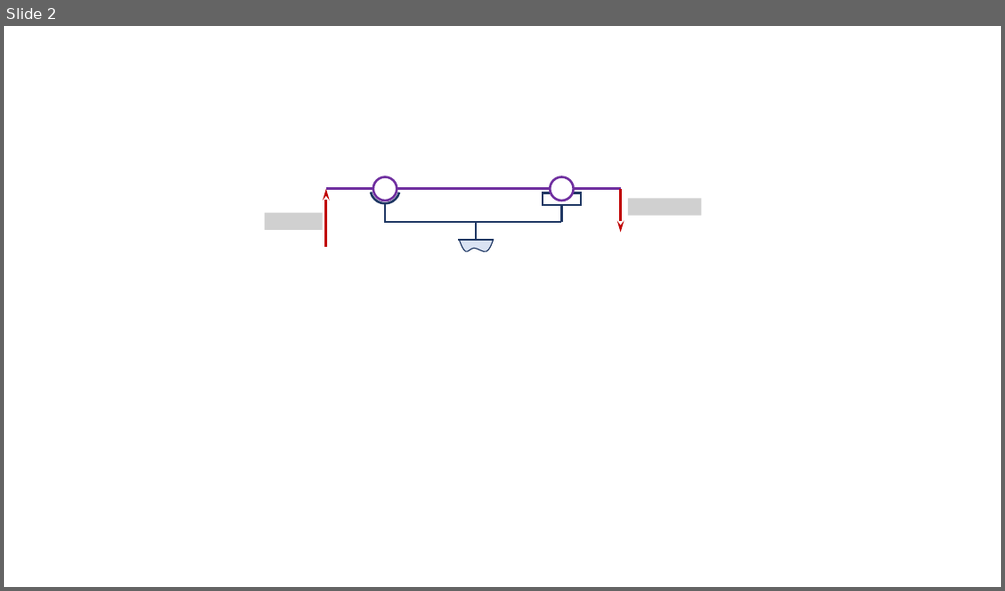
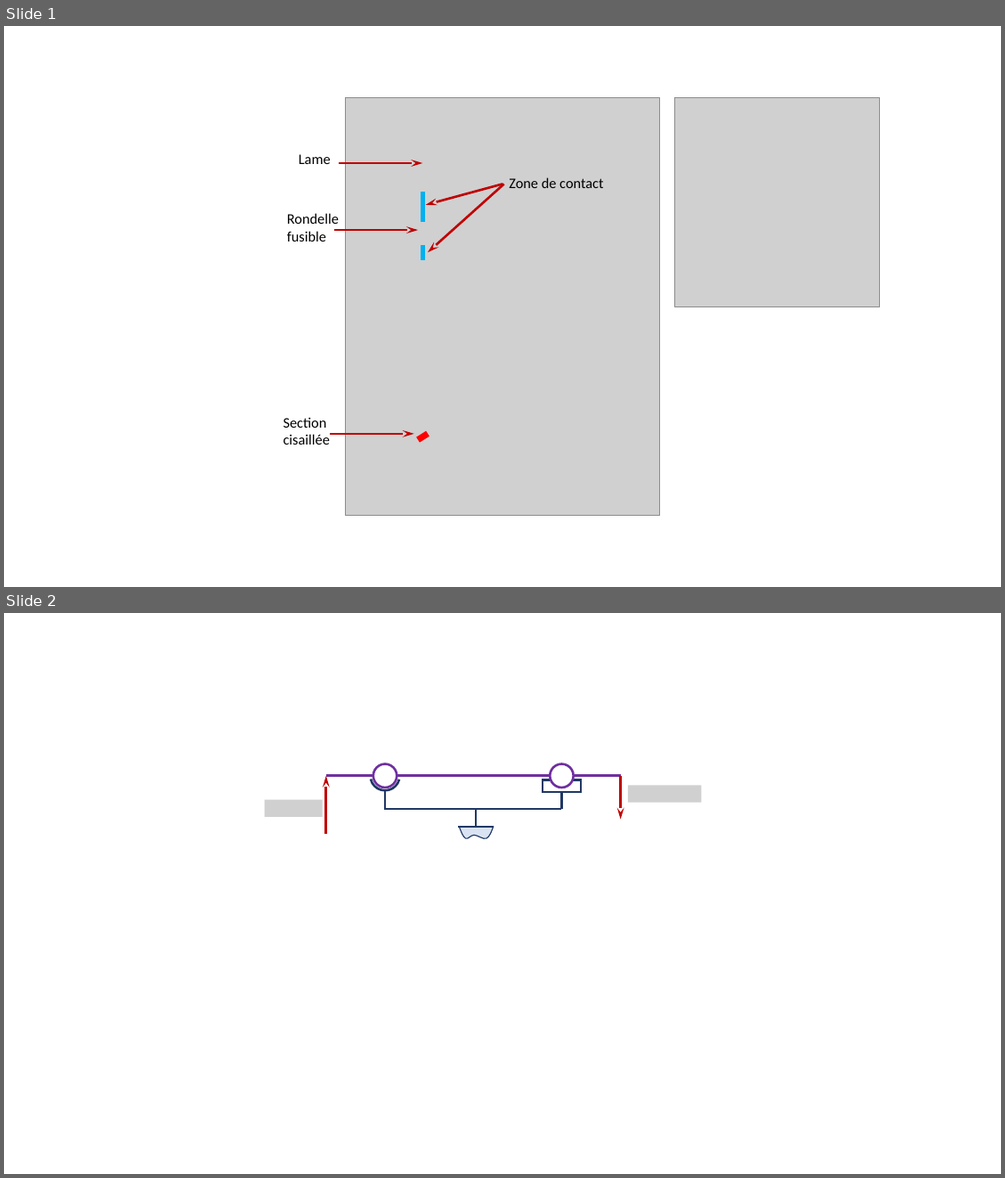
Before and after one commit to xpessoles/Sujets_Concours, a slide deck: 2022/Exemple/FichiersProf/Corrigé LaTeX/images/Figures.pptx. Shown one above the other, each under a label of ours: slide 2 before the commit, slides 1 and 2 after it. The pictures are 1005x591 and 1005x1178 pixels, drawn with LibreOffice and Linux fonts; fonts in the diff are those of the drawing; grey boxes stand for pictures; background and template pictures are left out. Boxes give left, top, right and bottom in pixels: in the first picture for what was removed or moved away, otherwise in the second. Text is boxed around its words. In the diff, an @@ line names an element or a change of style, - is before the commit and + after.

```diff
--- a/2022/Exemple/FichiersProf/Corrigé LaTeX/images/Figures.pptx
+++ b/2022/Exemple/FichiersProf/Corrigé LaTeX/images/Figures.pptx
@@ slide 1 added at bbox=[4, 26, 1001, 587], background #FFFFFF @@
@@ picture added at bbox=[346, 97, 659, 515] @@
@@ picture added at bbox=[674, 97, 880, 306] @@
@@ text added at bbox=[299, 154, 331, 164], 14 pt, text #000000 @@
+Lame
@@ arrow added from (339, 163) to (423, 163), #C00000 2.25 pt @@
@@ arrow added from (502, 184) to (426, 205), #C00000 2.25 pt @@
@@ arrow added from (504, 184) to (428, 253), #C00000 2.25 pt @@
@@ text added at bbox=[509, 177, 603, 188], 14 pt, text #000000 @@
+Zone de contact
@@ line added from (423, 221) to (423, 192), #00B0F0 4.5 pt @@
@@ text added at bbox=[287, 213, 339, 241], 14 pt, text #000000 @@
+Rondelle
+fusible
@@ arrow added from (334, 230) to (418, 230), #C00000 2.25 pt @@
@@ line added from (423, 260) to (423, 244), #00B0F0 4.5 pt @@
@@ text added at bbox=[283, 417, 330, 444], 14 pt, text #000000 @@
+Section
+cisaillée
@@ arrow added from (330, 434) to (413, 434), #C00000 2.25 pt @@
@@ line added from (418, 440) to (428, 434), #FF0000 6 pt @@
```
Also in this commit, not shown: 1 slide removed, 4 other files.
